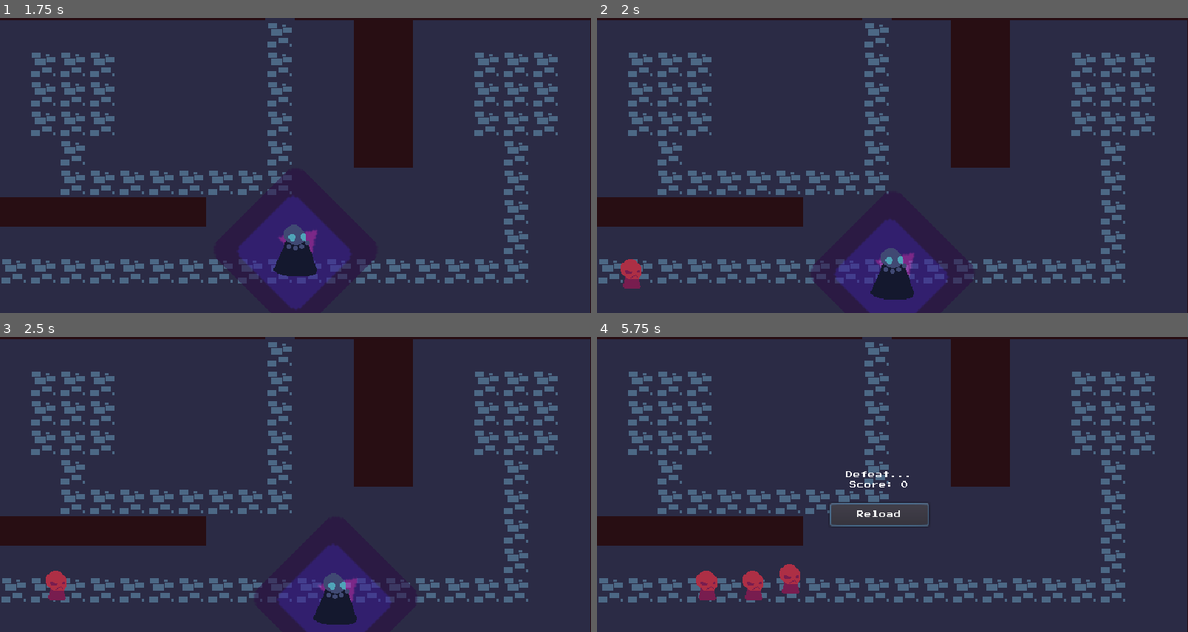
Above: before the commit, frames 1-4 (two rows, left to right).
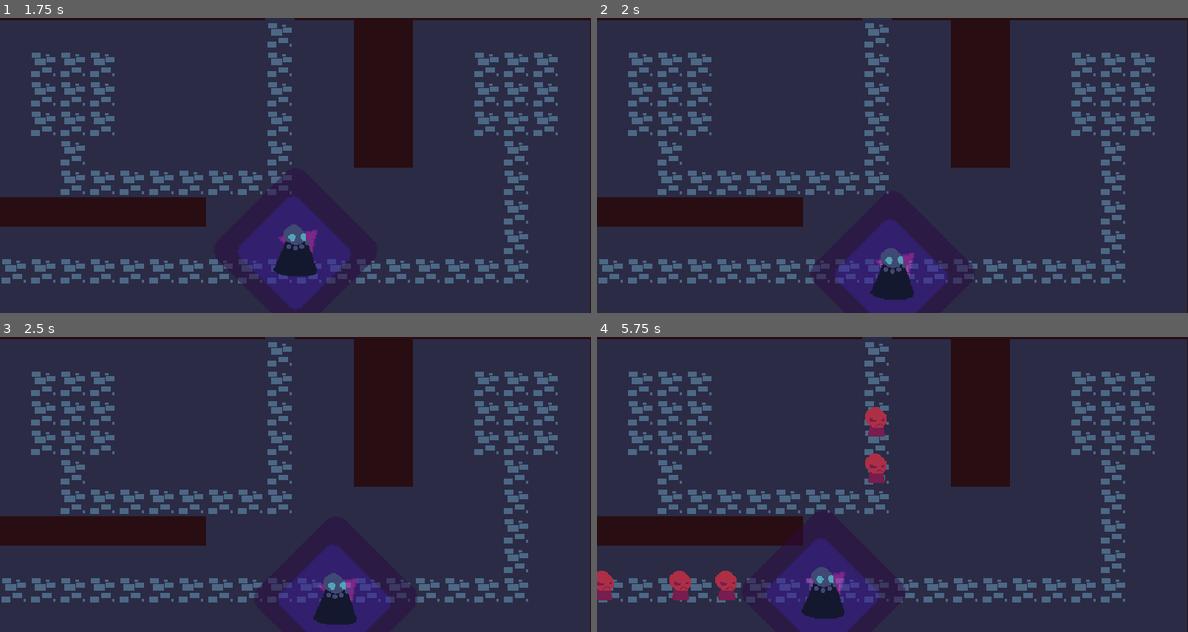
Above: after the commit, the same moments.

Repository: coderaurus/LD-50
Game: Godot game, scene res://scenes/Main.tscn
Two runs of this game, one before a commit and one after it. Both use one fixed random seed, a clock stepped at 60 frames per second and the inputs below. The engine's default icon, where the game draws it, is replaced by a stand-in: a white triangle on a blue panel in a dark square.
Inputs:
- Up to frame 1 (1.75 s): tap Enter at 0.5 s; hold D (move_right) 0.53-1.28 s; hold S (move_down) from 1.28 s (still down)
- Up to frame 2 (2 s): keep holding S (move_down)
- Up to frame 3 (2.5 s): release S (move_down) at 2.03 s; hold D (move_right) from 2.03 s (still down)
- Up to frame 4 (5.75 s): release D (move_right) at 2.78 s; hold W (move_up) 2.78-3.53 s; hold A (move_left) 3.53-5.03 s; hold S (move_down) from 5.03 s (still down)

Frame 1 is identical in both runs. In frame 2, 0.3% of the frame differs, in the area x 4-8%, y 81-92%; in frame 3, 0.3%; in frame 4, 6.0%, in the area x 0-57%, y 23-100%.

Commit message:
Fix enemy spawn pathing

Diff:
--- a/scenes/player/Player.tscn
+++ b/scenes/player/Player.tscn
@@ -7,7 +7,7 @@
 [ext_resource path="res://scenes/Health.tscn" type="PackedScene" id=5]
 
 [sub_resource type="CircleShape2D" id=1]
-radius = 70.0
+radius = 80.0
 
 [sub_resource type="CapsuleShape2D" id=2]
 radius = 16.0
@@ -35,7 +35,6 @@
 texture = ExtResource( 1 )
 
 [node name="Tick" type="Timer" parent="Aura"]
-wait_time = 1.5
 autostart = true
 
 [node name="Sprite" type="Sprite" parent="."]
--- a/scripts/Map/Map.gd
+++ b/scripts/Map/Map.gd
@@ -43,7 +43,7 @@
 			part = part.split(" ")
 			enemy_wave_left += int(part[0])
 
-#	print("Split rules ", rules)
+	print("Split rules ", rules)
 	wave += 1
 	for i in $SpawnPoints.get_child_count():
 		$SpawnPoints.get_child(i).populate(rules[i])
--- a/scripts/enemies/Enemy.gd
+++ b/scripts/enemies/Enemy.gd
@@ -31,16 +31,20 @@
 	attacking = false
 	distance_travelled = 0
 
-	if !on_path:
+	print("%s activate"% self.name)
+	if !on_path: # Wild aka beeline / Random -> beeline
+		print("   Wild or Random Wild")
 		_check_target()
-	elif followed_path.empty():
+	elif followed_path.empty(): # Random -> path
+		print("   Random Path")
 		var line = map.get_node("Road").get_child(rand_range(0, map.get_node("Road").get_child_count()))
 		followed_path = line.points
 		global_position = followed_path[0]
 		target = followed_path[1]
 #		print("Line ", line.name)
 #		print("On path", followed_path)
-	else:
+	elif on_path: # On path
+		print("   Random Path")
 		global_position = followed_path[0]
 		target = followed_path[1]
 
--- a/scripts/enemies/SpawnPoint.gd
+++ b/scripts/enemies/SpawnPoint.gd
@@ -44,18 +44,23 @@
 	var e = enemy.instance()
 	var split = spawn_rules[spawned].split(" ")
 #	print("[%s] Split on spawn (%s spawned)" % [self.name, spawned], split)
-	match spawn_rules[spawned][1]:
+	print("Spawn rule ", spawn_rules[spawned])
+	match spawn_rules[spawned]:
 		"path": # follow the road
 			e.on_path = true
-			e.followed_path = world.get_node("Map").get_node("Road").get_child(initial_index)
+			e.followed_path = world.get_node("Map").get_node("Road").get_child(initial_index).points
+			e.global_position = e.followed_path[0]
+			print("Matching Path")
 		"wild": # spawn and "beeline"
 			e.on_path = false
 			e.global_position = global_position
+			print("Matching Wild")
 		"random": #random, can swap road
 			if rand_range(0, 1) < 0.5:
 				e.global_position = global_position
 			else:
 				e.on_path = true
+			print("Matching Rng")
 
 	# Determine phylactery
 	var phyla_count = world.get_node("Phylacteries").get_child_count()
